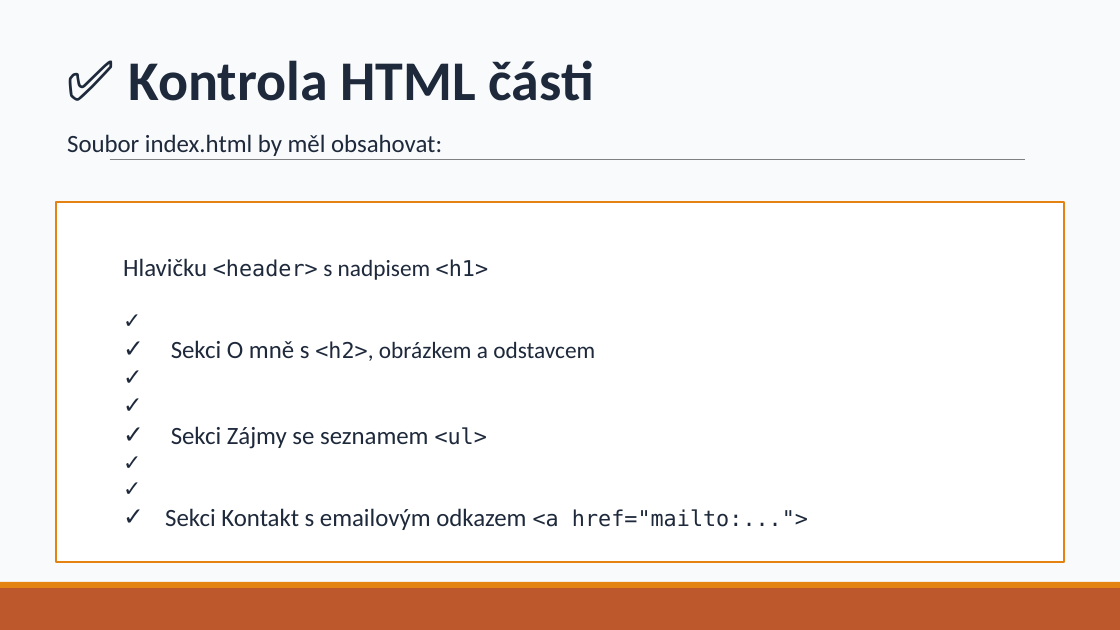
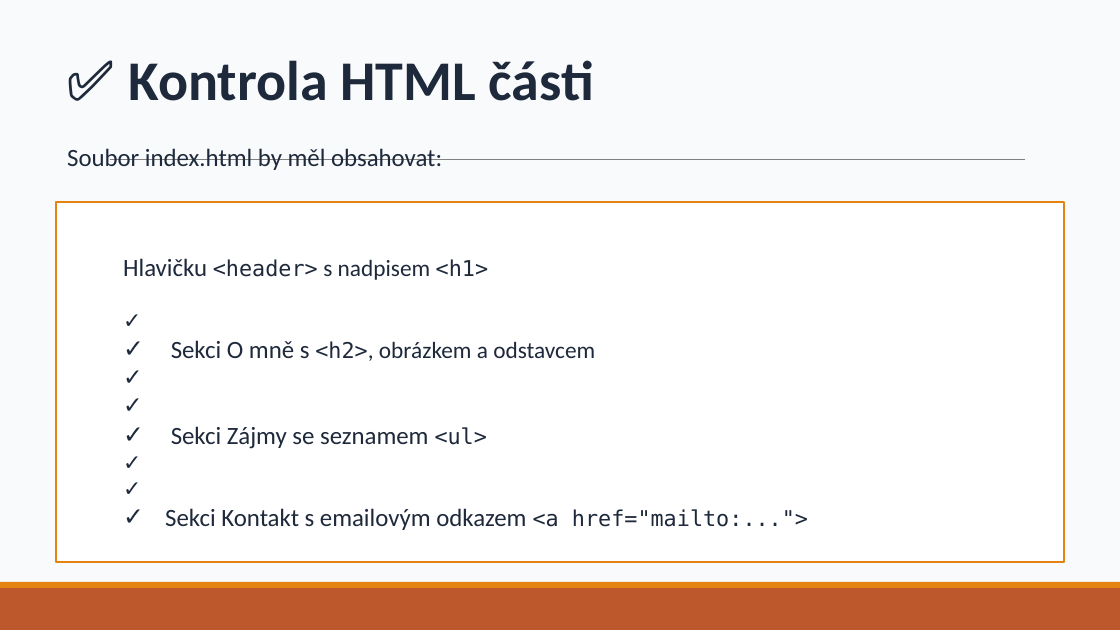
Before and after one commit to dawissl/hradebni-dmg, a slide deck: slide 10 of prezentace/1. ročník/12 - HTML + CSS (hands on).pptx. Drawn at 1120x630 pixels with LibreOffice and Linux fonts; fonts in the diff are those of the drawing. Boxes give left, top, right and bottom in pixels: in the first picture for what was removed or moved away, otherwise in the second. Text is boxed around its words. In the diff, an @@ line names an element or a change of style, - is before the commit and + after.

```diff
--- a/prezentace/1. ročník/12 - HTML + CSS (hands on).pptx
+++ b/prezentace/1. ročník/12 - HTML + CSS (hands on).pptx
@@ text "Soubor index.html by měl obsahovat:": place and size @@
-text "Soubor index.html by měl obsahovat:" at [67,134,442,156]
+text "Soubor index.html by měl obsahovat:" at [67,148,442,170]
```
Also in this commit, not shown: 1 other slide changed, 17 other files.
